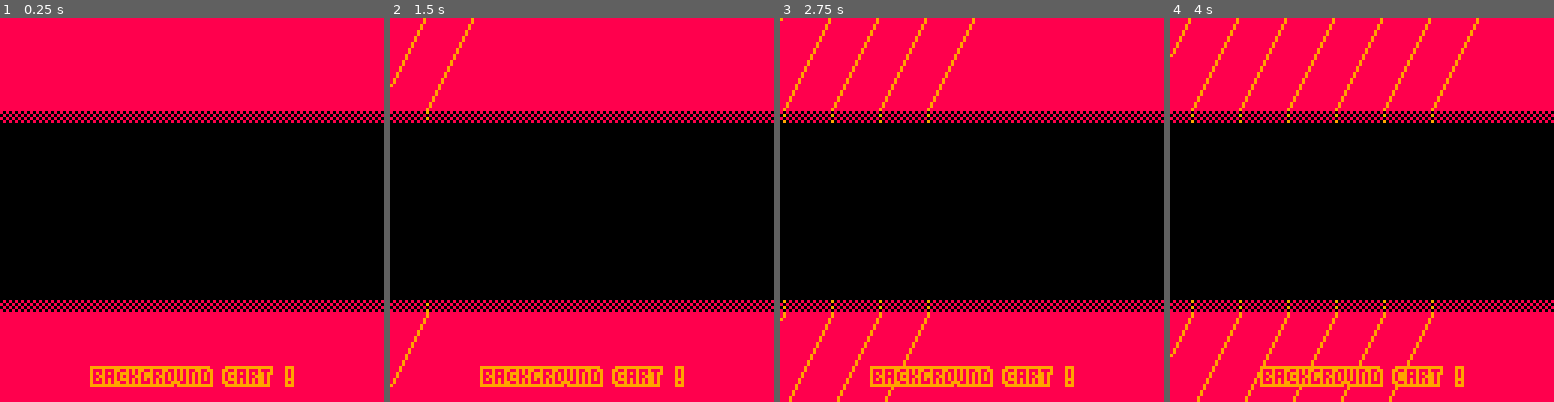
Above: before the commit, frames 1-4 (left to right).
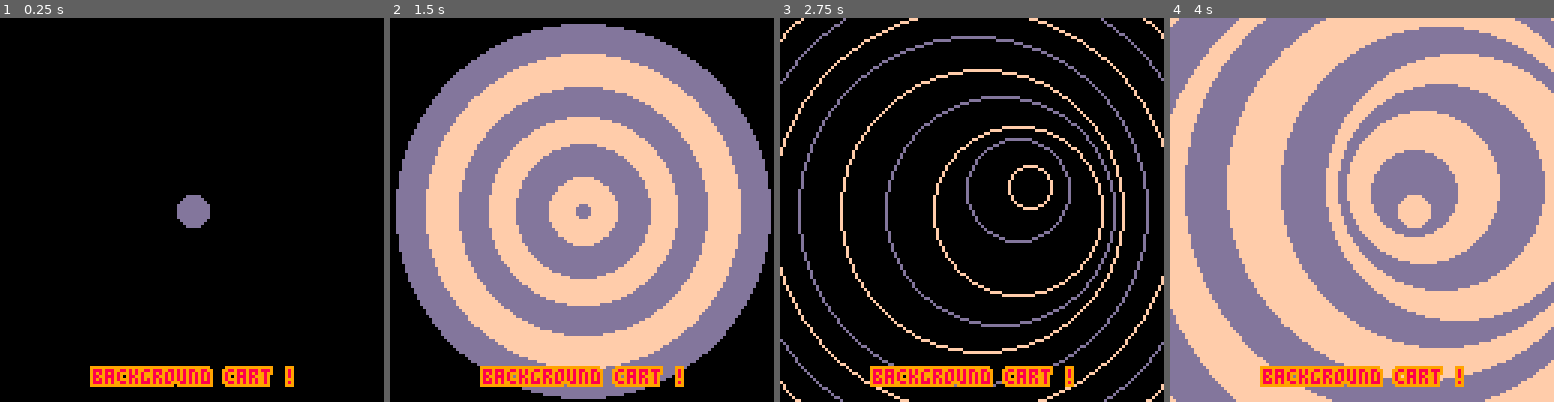
Above: after the commit, the same moments.

Repository: RemySd/background-pico8
Game: PICO-8 cartridge fun_bg.p8
Same seed, same stepped clock (60 frames per second), same inputs: the game is played once before the commit and once after it.
Inputs:
- Up to frame 1 (0.25 s): no input
- Up to frame 2 (1.5 s): tap X (X key) at 0.33, 1.07 s
- Up to frame 3 (2.75 s): hold Right 1.6-2.1 s; tap X (X key) at 1.85 s; hold Up 2.15-2.42 s; hold Right from 2.47 s (still down)
- Up to frame 4 (4 s): tap X (X key) at 2.97 s; release Right at 3.03 s; hold Left 3.08-3.58 s; hold Down 3.63-3.97 s

The runs differ from the first frame. In frame 1, 49% of the frame differs, in the area x 0-100%, y 0-100%; in frame 2, 94%; in frame 3, 53%; in frame 4, 97%.

Commit message:
BG 5 in progress

Diff:
--- /dev/null
+++ b/bg5.lua
@@ -0,0 +1,29 @@
+-- Bubble (circle fill) background
+
+-- Initialization handling
+
+-- Initialize the background variable
+function initBubbleBg()
+    return {
+        circles = {},
+        color = 8,
+        prevBubbleCreatedAt = 0,
+        frequency = 0.5, -- in seconds
+        growSpeed = 1
+    }
+end
+
+
+-- data handling --
+
+-- Handle the double bar data
+function runBubbleBg(background)
+
+end
+
+-- draw handling
+
+function drawBubbleBg(background)
+
+
+end
--- a/fun_bg.p8
+++ b/fun_bg.p8
@@ -7,6 +7,7 @@
 #include bg2.lua
 #include bg3.lua
 #include bg4.lua
+#include bg5.lua
 
 function _init()
     initSnowBg()
@@ -26,7 +27,7 @@
 function _draw()
 	cls()
 
-    -- drawTunnelBg()
+    drawTunnelBg()
 
     -- drawWaveBg(waveBg)
     -- drawWaveBg(secondaryWaveBg)
@@ -34,7 +35,7 @@
 
     -- drawSnowBg()
 
-    drawDoubleBar(doubleBar)
+    --drawDoubleBar(doubleBar)
 
     title = "background cart !"
     outline(title, getCenterTextX(title), 116, 9, 8)
